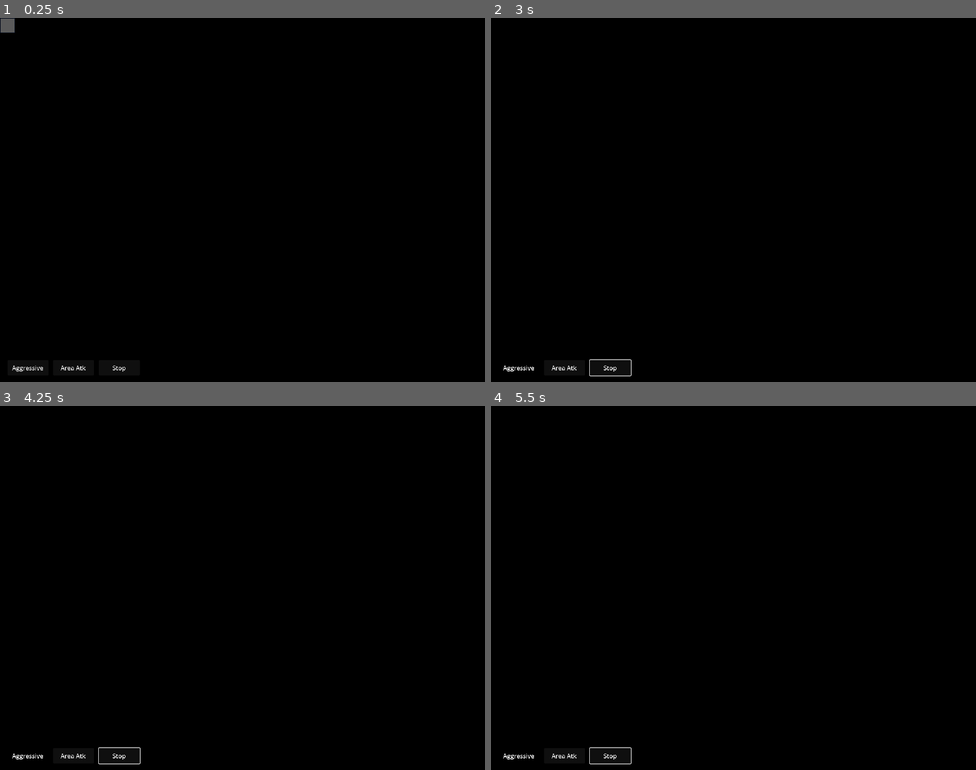
Above: before the commit, frames 1-4 (two rows, left to right).
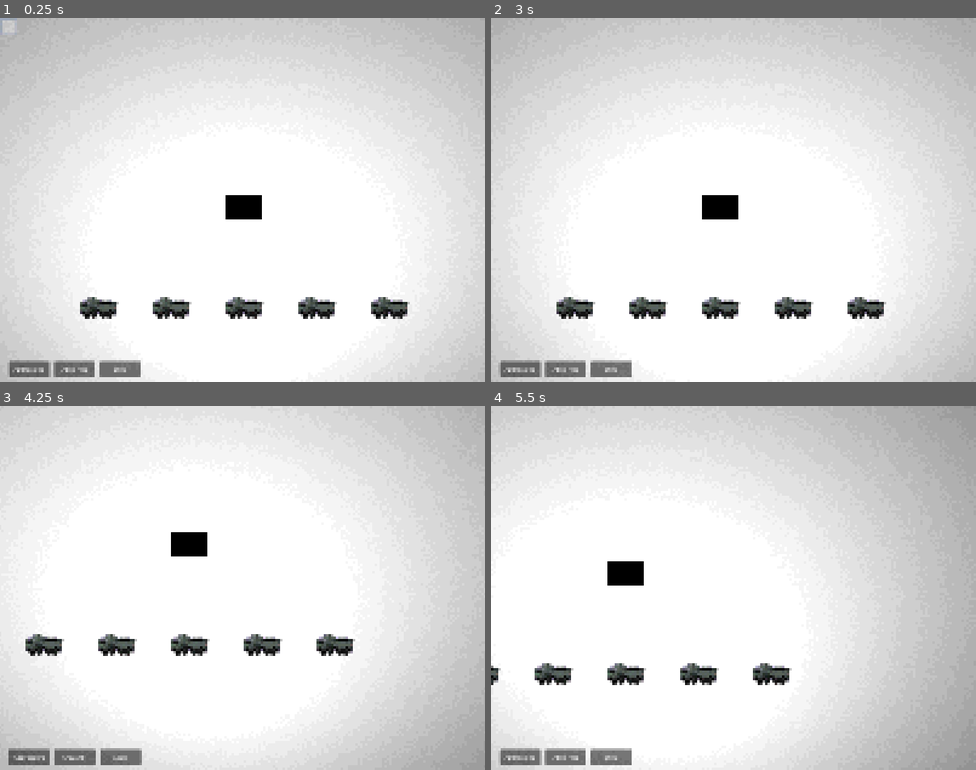
Above: after the commit, the same moments.

Repository: thelazyone/godot_rts
Game: Godot game, scene res://world.tscn
Same seed, same stepped clock (60 frames per second), same inputs: the game is played once before the commit and once after it.
Inputs (mouse positions are in pixels of both pictures, inside the frame that each line leads up to):
- Up to frame 1 (0.25 s): no input
- Up to frame 2 (3 s): click "Aggressive" at 0.5 s; click "Area Atk" at 1.25 s; click "Stop" at 2 s; tap Enter at 2.75 s; move the mouse to (840, 181) at 2.77 s; hold Right (ui_right) from 2.78 s (still down); click (840, 181) at 2.85 s
- Up to frame 3 (4.25 s): move the mouse to (145, 606) at 3.52 s; release Right (ui_right) at 3.53 s; hold Down (ui_down) from 3.53 s (still down); right-click (145, 606) at 3.6 s
- Up to frame 4 (5.5 s): move the mouse to (782, 507) at 4.27 s; release Down (ui_down) at 4.28 s; hold Right (ui_right) 4.28-5.03 s; click (782, 507) at 4.35 s; move the mouse to (709, 660) at 5.02 s; hold Up (ui_up) from 5.03 s (still down); right-click (709, 660) at 5.1 s

The runs differ from the first frame. In frame 1, 99% of the frame differs, in the area x 0-100%, y 0-100%; in frame 2, 99%; in frame 3, 99%; in frame 4, 99%.

Commit message:
used Crigz (cberry22) toon shader instead of my own. Ouch.

Diff:
--- a/Components/move_component.tscn
+++ b/Components/move_component.tscn
@@ -4,6 +4,9 @@
 
 [node name="MoveComponent" type="Node3D"]
 script = ExtResource("1_3nkvi")
+SPEED = null
+ROT_SPEED = null
+MIN_ANGLE_MOVE = null
 
 [node name="NavigationAgent3D" type="NavigationAgent3D" parent="."]
 avoidance_enabled = true
--- a/Components/tank.tscn
+++ b/Components/tank.tscn
@@ -17,6 +17,9 @@
 script = ExtResource("1_lgp2k")
 
 [node name="MoveComponent" parent="." instance=ExtResource("2_3ctpl")]
+SPEED = 200
+ROT_SPEED = 5
+MIN_ANGLE_MOVE = 0.785
 
 [node name="Selected" parent="." instance=ExtResource("4_f5atu")]
 visible = false
@@ -24,6 +27,10 @@
 [node name="CollisionShape3D" type="CollisionShape3D" parent="."]
 transform = Transform3D(-3.93403e-08, -0.9, 0, 0.9, -3.93403e-08, 0, 0, 0, 0.9, 0, 0.245, 0)
 shape = SubResource("CapsuleShape3D_vaieb")
+
+[node name="NavigationObstacle3D" type="NavigationObstacle3D" parent="CollisionShape3D"]
+radius = 2.0
+avoidance_layers = 3
 
 [node name="Body" type="Node3D" parent="."]
 
--- /dev/null
+++ b/Shaders/edge_shader_cberry22.gdshader
@@ -0,0 +1,91 @@
+shader_type spatial;
+render_mode unshaded;
+
+// original code from https://github.com/CBerry22/3d-Pixel-Art-In-Godot-4/blob/master/outline.gdshader
+
+uniform sampler2D screen_texture : source_color, hint_screen_texture, filter_nearest;
+uniform sampler2D depth_texture : source_color, hint_depth_texture, filter_nearest;
+uniform sampler2D normal_texture : source_color, hint_normal_roughness_texture, filter_nearest;
+
+uniform float depth_threshold : hint_range(0, 1) = 0.05;
+uniform float normal_threshold : hint_range(0, 1) = 0.6;
+
+uniform float darken_amount : hint_range(0, 1, 0.01) = 0.3;
+uniform float lighten_amount : hint_range(0, 10, 0.01) = 1.5;
+
+uniform vec3 light_direction = vec3(-0.96, -0.18, 0.2);
+
+uniform float edge_scale : hint_range(0.1, 5) = 1;
+
+
+float get_depth(vec2 screen_uv, mat4 inv_projection_matrix) {
+	float depth = texture(depth_texture, screen_uv).r;
+	vec3 ndc = vec3(screen_uv * 2.0 - 1.0, depth);
+	vec4 view = inv_projection_matrix * vec4(ndc, 1.0);
+	view.xyz /= view.w;
+	return -view.z;
+}
+
+void vertex() {
+	POSITION = vec4(VERTEX, 1.0);
+}
+
+void fragment() {
+	float depth = get_depth(SCREEN_UV, INV_PROJECTION_MATRIX);
+	vec3 normal = texture(normal_texture, SCREEN_UV).xyz * 2.0 - 1.0;
+	vec2 texel_size = 1.0 / VIEWPORT_SIZE.xy;
+
+	vec2 uvs[4];
+	uvs[0] = vec2(SCREEN_UV.x, SCREEN_UV.y + texel_size.y * edge_scale);
+	uvs[1] = vec2(SCREEN_UV.x, SCREEN_UV.y - texel_size.y * edge_scale);
+	uvs[2] = vec2(SCREEN_UV.x + texel_size.x * edge_scale, SCREEN_UV.y);
+	uvs[3] = vec2(SCREEN_UV.x - texel_size.x * edge_scale, SCREEN_UV.y);
+
+	float depth_diff = 0.0;
+	float nearest_depth = depth;
+	vec2 nearest_uv = SCREEN_UV;
+
+	float normal_sum = 0.0;
+	for (int i = 0; i < 4; i++) {
+		float d = get_depth(uvs[i], INV_PROJECTION_MATRIX);
+		depth_diff += depth - d;
+
+		if (d < nearest_depth) {
+			nearest_depth = d;
+			nearest_uv = uvs[i];
+		}
+
+		vec3 n = texture(normal_texture, uvs[i]).xyz * 2.0 - 1.0;
+		vec3 normal_diff = normal - n;
+
+		// Edge pixels should yield to the normal closest to the bias direction
+		vec3 normal_edge_bias = vec3(1, 1, 1);
+		float normal_bias_diff = dot(normal_diff, normal_edge_bias);
+		float normal_indicator = smoothstep(-0.01, 0.01, normal_bias_diff);
+
+		normal_sum += dot(normal_diff, normal_diff) * normal_indicator;
+	}
+	float depth_edge = step(depth_threshold, depth_diff);
+
+	float indicator = sqrt(normal_sum);
+	float normal_edge = step(normal_threshold, indicator);
+
+	vec3 original = texture(screen_texture, SCREEN_UV).rgb;
+	vec3 nearest = texture(screen_texture, nearest_uv).rgb;
+
+	mat3 view_to_world_normal_mat = mat3(
+            INV_VIEW_MATRIX[0].xyz,
+            INV_VIEW_MATRIX[1].xyz,
+            INV_VIEW_MATRIX[2].xyz
+	);
+	float ld = dot((view_to_world_normal_mat * normal), normalize(light_direction));
+
+	vec3 edge_mix;
+	if (depth_edge > 0.0) {
+		edge_mix = mix(original, nearest * darken_amount, depth_edge);
+	} else {
+		edge_mix = mix(original, original * (ld > 0.0 ? darken_amount : lighten_amount), normal_edge);
+	}
+
+	ALBEDO = edge_mix;
+}
--- a/world.tscn
+++ b/world.tscn
@@ -3,26 +3,25 @@
 [ext_resource type="Script" path="res://ObjectsScripts/CameraBase.gd" id="1_a4iqy"]
 [ext_resource type="Script" path="res://world.gd" id="1_gmsn8"]
 [ext_resource type="Script" path="res://ObjectsScripts/RectSelection.gd" id="2_qyexx"]
+[ext_resource type="Shader" path="res://Shaders/edge_shader_cberry22.gdshader" id="3_bxj61"]
 [ext_resource type="Script" path="res://Actors.gd" id="3_u47dp"]
-[ext_resource type="Shader" path="res://tbr2.gdshader" id="4_kqwnj"]
 [ext_resource type="Script" path="res://Pixelation.gd" id="6_l4fd8"]
 [ext_resource type="Shader" path="res://Shaders/pixel_1.gdshader" id="6_vjooq"]
 
 [sub_resource type="ShaderMaterial" id="ShaderMaterial_4qdle"]
 render_priority = 0
-shader = ExtResource("4_kqwnj")
-shader_parameter/pixellization_enabled = false
-shader_parameter/pixelSize = 1
-shader_parameter/searchArea = 1.0
-shader_parameter/shadows_enabled = true
-shader_parameter/highlights_enabled = true
-shader_parameter/shadow_strength = 1.0
-shader_parameter/highlight_strength = 0.22
-shader_parameter/highlight_color = Color(1, 1, 1, 1)
-shader_parameter/shadow_color = Color(0, 0, 0, 1)
+shader = ExtResource("3_bxj61")
+shader_parameter/depth_threshold = 0.05
+shader_parameter/normal_threshold = 0.743
+shader_parameter/darken_amount = 0.0
+shader_parameter/lighten_amount = 2.94
+shader_parameter/light_direction = Vector3(-0.96, -0.18, 0.2)
+shader_parameter/edge_scale = 1.0
 
 [sub_resource type="QuadMesh" id="QuadMesh_q20lf"]
 material = SubResource("ShaderMaterial_4qdle")
+flip_faces = true
+size = Vector2(2, 2)
 
 [sub_resource type="NavigationMesh" id="NavigationMesh_ojloa"]
 vertices = PackedVector3Array(-19.5, 0.489804, -0.25, -1.25, 0.489804, -0.25, -1, 0.489804, -1, -1, 0.489804, -1, 0.25, …(601 unchanged characters)…
@@ -46,7 +45,7 @@
 
 [sub_resource type="ShaderMaterial" id="ShaderMaterial_t1dld"]
 shader = ExtResource("6_vjooq")
-shader_parameter/pixelSize = 3
+shader_parameter/pixelSize = 2
 shader_parameter/pixelOffset = Vector2(0, 0)
 shader_parameter/colorRange = 26
 shader_parameter/hardness = 0.753
@@ -136,12 +135,14 @@
 
 [node name="Pixelation" type="CanvasLayer" parent="."]
 unique_name_in_owner = true
-visible = false
 script = ExtResource("6_l4fd8")
 
 [node name="PixelScreen" type="ColorRect" parent="Pixelation"]
 material = SubResource("ShaderMaterial_t1dld")
-offset_right = 1151.0
-offset_bottom = 648.0
+anchors_preset = 15
+anchor_right = 1.0
+anchor_bottom = 1.0
+grow_horizontal = 2
+grow_vertical = 2
 size_flags_horizontal = 3
 size_flags_vertical = 3
Renamed: tbr2.gdshader -> Shaders/pixel_edge_shader_leo_peltola.gdshader
